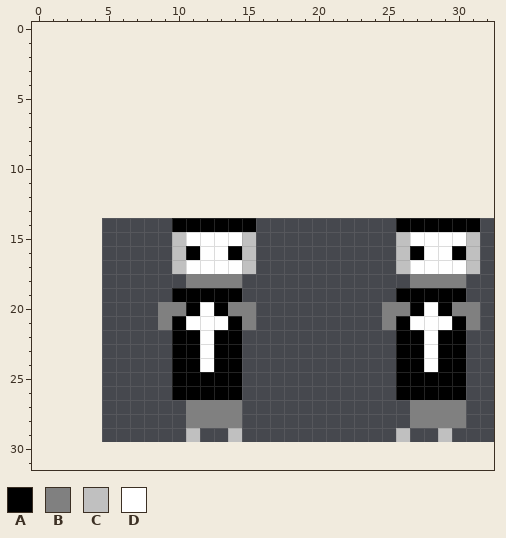
Two versions of one pixel-art sprite, public/data/images/sprites/bodybuilder.png. The picture above was drawn from the file before the commit.
The file is 256x64 pixels, drawn in blocks of 4x4; one block is one cell here. Colours within 5 levels of each other are drawn and written as one. Shown: x 0..32, y 0..31. The old version is drawn lined up with the new one, on the new canvas.
Palette (. is transparent): A #000000  B #808080  C #c0c0c0  D #ffffff
Pixels before, first column x 9:
14 .AAAAAA..........AAAAAA
15 .CDDDDC..........CDDDDC
16 .CADDAC..........CADDAC
17 .CDDDDC..........CDDDDC
18 ..BBBB............BBBB.
19 .AAAAA...........AAAAA.
20 BBADABB.........BBADABB
21 BADDDAB.........BADDDAB
22 .AADAA...........AADAA.
23 .AADAA...........AADAA.
24 .AADAA...........AADAA.
25 .AAAAA...........AAAAA.
26 .AAAAA...........AAAAA.
27 ..BBBB............BBBB.
28 ..BBBB............BBBB.
29 ..C..C...........C..C..
New version:
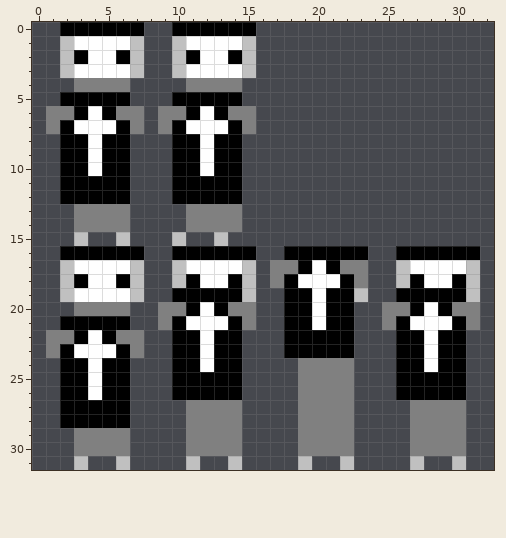
The edit:
canvas 64x16 -> 64x32, the old top-left corner now at 5,14 (the part of the old canvas that was cut away was empty and is not shown)
y 0: x 2..7 ...... -> AAAAAA; x 10..15 ...... -> AAAAAA
y 1: x 2..7 ...... -> CDDDDC; x 10..15 ...... -> CDDDDC
y 2: x 2..7 ...... -> CADDAC; x 10..15 ...... -> CADDAC
y 3: x 2..7 ...... -> CDDDDC; x 10..15 ...... -> CDDDDC
y 4: x 3..6 .... -> BBBB; x 11..14 .... -> BBBB
y 5: x 2..6 ..... -> AAAAA; x 10..14 ..... -> AAAAA
y 6: x 1..7 ....... -> BBADABB; x 9..15 ....... -> BBADABB
y 7: x 1..7 ....... -> BADDDAB; x 9..15 ....... -> BADDDAB
y 8..10: x 2..6 ..... -> AADAA; x 10..14 ..... -> AADAA
y 11..12: x 2..6 ..... -> AAAAA; x 10..14 ..... -> AAAAA
y 13: x 3..6 .... -> BBBB; x 11..14 .... -> BBBB
y 14: x 3..6 .... -> BBBB; x 10..15 AAAAAA -> .BBBB.; x 26..31 AAAAAA -> ......
y 15: x 3 . -> C; x 6 . -> C; x 11..15 DDDDC -> ..C..; x 26..31 CDDDDC -> ......
y 16: x 2..7 ...... -> AAAAAA; x 10 C -> A; x 12..13 DD -> AA; x 15 C -> A; x 18..23 ...... -> AAAAAA; x 26 C -> A; x 28..29 DD -> AA; x 31 C -> A
y 17: x 2..7 ...... -> CDDDDC; x 17..23 ....... -> BBADABB
y 18: x 2..7 ...... -> CADDAC; x 10..15 .BBBB. -> CADDAC; x 17..23 ....... -> BADDDAB; x 26..31 .BBBB. -> CADDAC
y 19: x 2..7 ...... -> CDDDDC; x 15 . -> C; x 18..23 ...... -> AADAAC; x 31 . -> C
y 20: x 3..6 .... -> BBBB; x 18..22 ..... -> AADAA
y 21: x 2..6 ..... -> AAAAA; x 18..22 ..... -> AADAA
y 22: x 1..7 ....... -> BBADABB; x 18..22 ..... -> AAAAA
y 23: x 1..7 ....... -> BADDDAB; x 18..22 ..... -> AAAAA
y 24..26: x 2..6 ..... -> AADAA; x 19..22 .... -> BBBB
y 27..28: x 2..6 ..... -> AAAAA; x 19..22 .... -> BBBB
y 29: x 3..6 .... -> BBBB; x 11..14 C..C -> BBBB; x 19..22 .... -> BBBB; x 26..30 C..C. -> .BBBB
y 30: x 3..6 .... -> BBBB; x 11..14 .... -> BBBB; x 19..22 .... -> BBBB; x 27..30 .... -> BBBB
y 31: x 3 . -> C; x 6 . -> C; x 11 . -> C; x 14 . -> C; x 19 . -> C; x 22 . -> C; x 27 . -> C; x 30 . -> C
